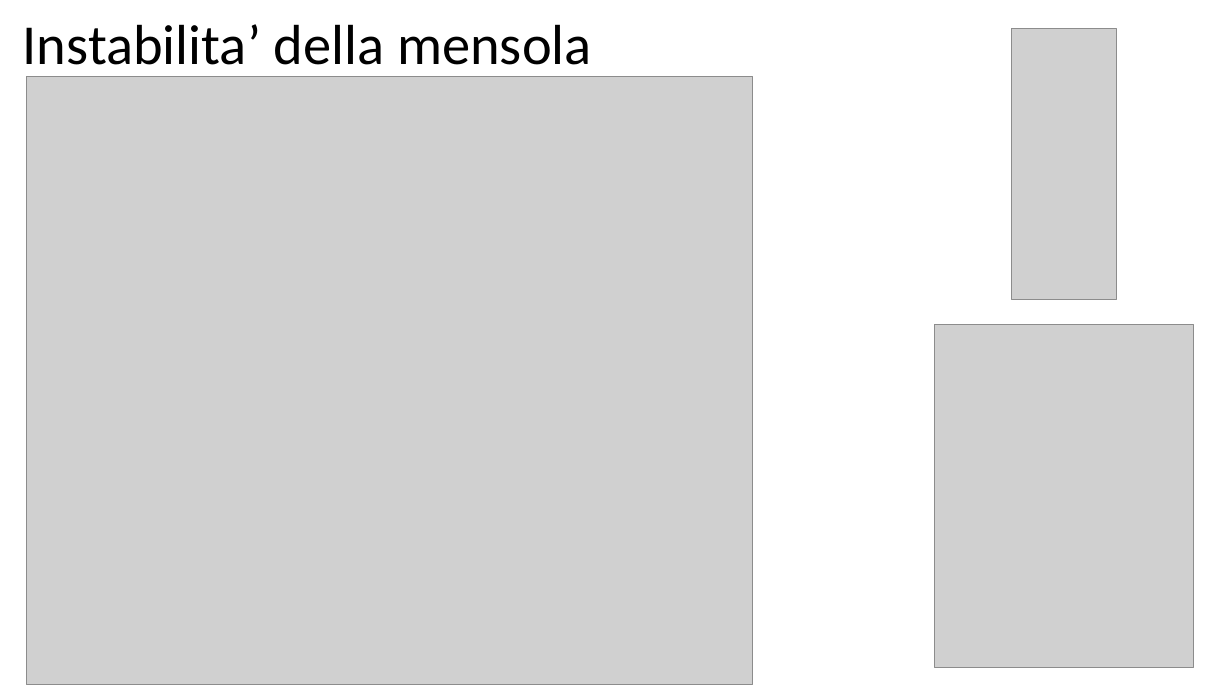
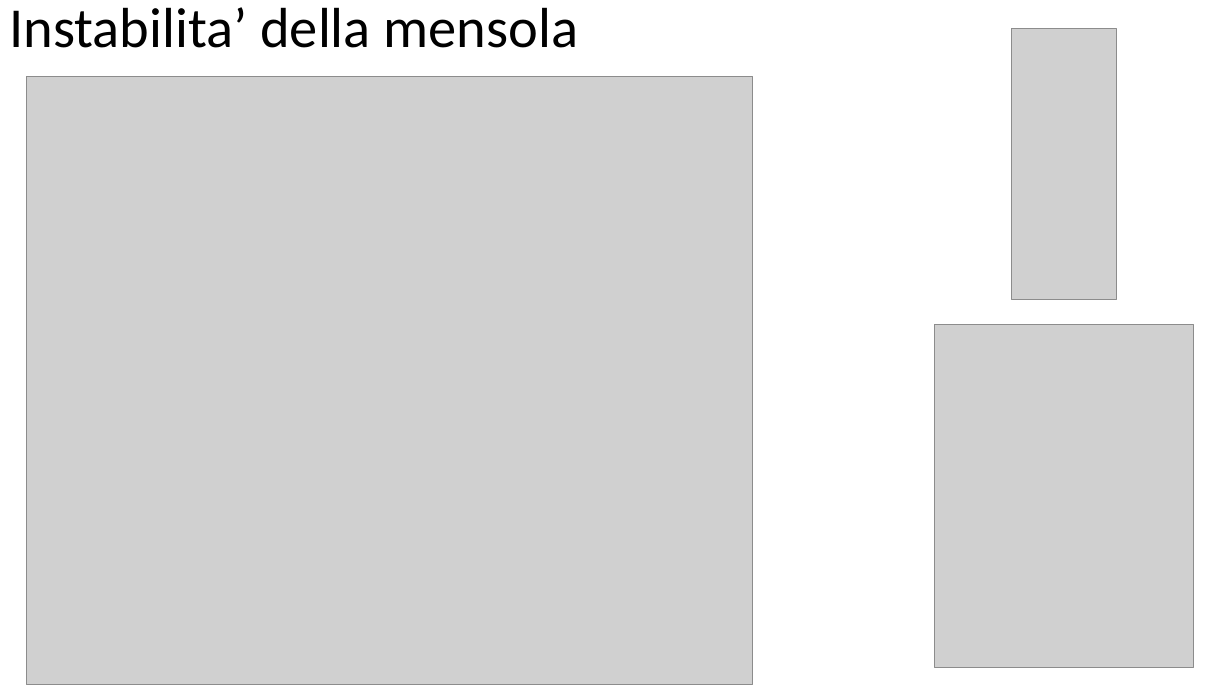
Before and after one commit to giuseppetomassetti/SdC, a slide deck: slide 13 of lezioni/H 16 instabilita.pptx (slide 10 before the commit). Drawn at 1232x693 pixels with LibreOffice and Linux fonts; fonts in the diff are those of the drawing; grey boxes stand for pictures. Boxes give left, top, right and bottom in pixels: in the first picture for what was removed or moved away, otherwise in the second. Text is boxed around its words. In the diff, an @@ line names an element or a change of style, - is before the commit and + after.

```diff
--- a/lezioni/H 16 instabilita.pptx
+++ b/lezioni/H 16 instabilita.pptx
@@ title "Instabilita’ della mensola" rewrapped from bbox=[23, 24, 592, 77] to bbox=[9, 7, 579, 48] @@
```
Also in this commit, not shown: 4 other slides changed, 6 slides added, 3 slides removed, 1 other file.
